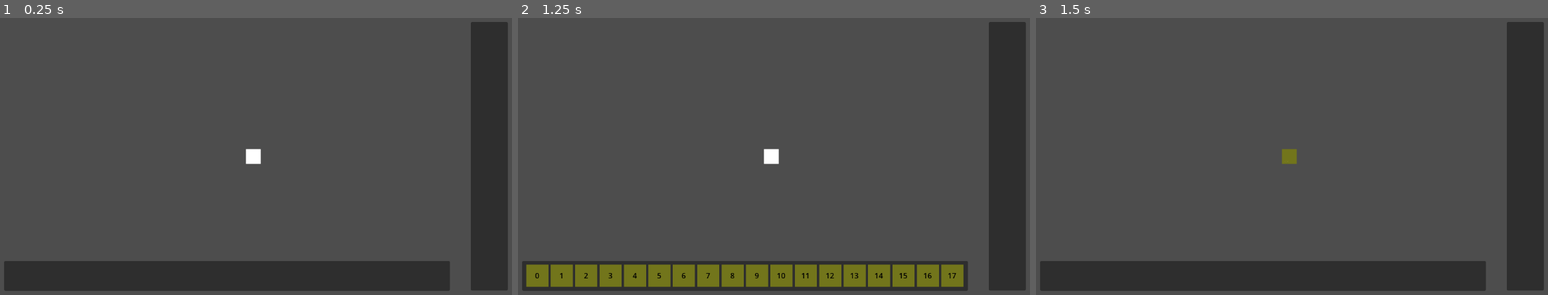
Above: before the commit, frames 1-3 (left to right).
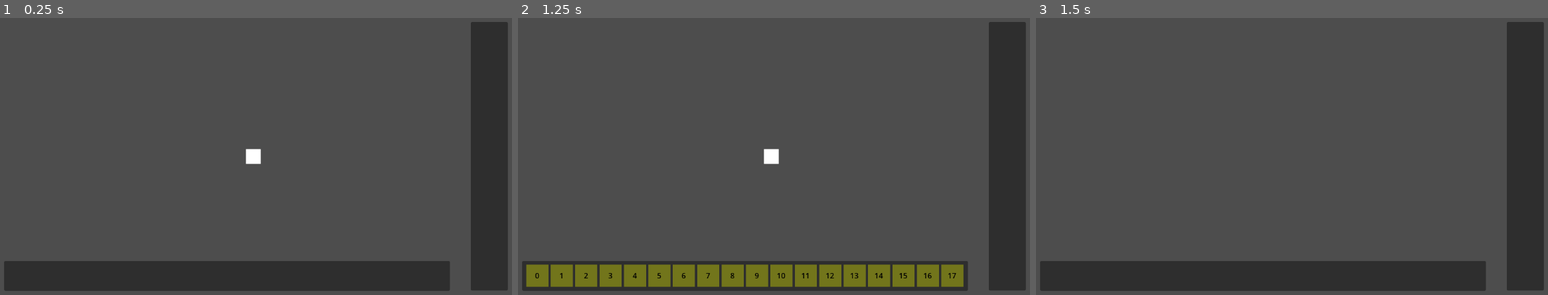
Above: after the commit, the same moments.

Repository: Sketh14/WaveFuncCollapse
Game: Godot game, scene res://Scenes/Main01.tscn
Two runs of this game, one before a commit and one after it. Both use one fixed random seed, a clock stepped at 60 frames per second and the inputs below.
Inputs (mouse positions are in pixels of both pictures, inside the frame that each line leads up to):
- Up to frame 1 (0.25 s): no input
- Up to frame 2 (1.25 s): tap Enter at 0.5 s; press the mouse at (768, 156) at 0.53 s
- Up to frame 3 (1.5 s): release the mouse at (1286, 156) at 1.25 s; click (1056, 275) at 1.27 s

Frames 1-2 are identical in both runs. In frame 3, 0.2% of the frame differs, in the area x 47-51%, y 47-53%.
Error after the commit: Invalid assignment of property or key 'visible' with value of type 'bool' on a base object of type 'PackedScene'. (res://Scripts/WaveFunctionCollapse.gd:121)

Commit message:
Renaming Prefabs | List of prefab path
- Project
	(-) Renaming prefab objects

- WaveFunctionCollapse
	(-) Creating a list of strings to hold the path of Prefabs and load using this

Diff:
--- a/Prefab/SuperTile/SuperTilePrefab_.tscn
+++ b/Prefab/SuperTile/SuperTilePrefab_.tscn
@@ -1,6 +1,6 @@
 [gd_scene load_steps=2 format=3 uid="uid://tj0xwpbh4vrr"]
 
-[ext_resource type="PackedScene" uid="uid://dja2gy701kmw7" path="res://Prefab/Tile/Big_Rock/TilePrefab_12.tscn" id="2_maky3"]
+[ext_resource type="PackedScene" uid="uid://dja2gy701kmw7" path="res://Prefab/Tile/Big_Rock/BR_TilePrefab1.tscn" id="2_maky3"]
 
 [node name="TilePrefab" type="Node2D"]
 
--- a/Scenes/Main01.tscn
+++ b/Scenes/Main01.tscn
@@ -1,25 +1,30 @@
-[gd_scene load_steps=41 format=3 uid="uid://b1njk8mndwsuk"]
+[gd_scene load_steps=46 format=3 uid="uid://b1njk8mndwsuk"]
 
 [ext_resource type="PackedScene" uid="uid://bui7nabcck66v" path="res://Prefab/SuperTile/SuperTilePrefab2_.tscn" id="1_6fv0g"]
 [ext_resource type="Script" path="res://Scripts/WaveFunctionCollapse.gd" id="1_427g2"]
 [ext_resource type="PackedScene" uid="uid://dmw85xn2ygshe" path="res://Prefab/Tile/Empty_TilePrefab.tscn" id="1_ng7v5"]
-[ext_resource type="PackedScene" uid="uid://dja2gy701kmw7" path="res://Prefab/Tile/Big_Rock/TilePrefab_12.tscn" id="3_05jhd"]
-[ext_resource type="PackedScene" uid="uid://b3cssyctexol5" path="res://Prefab/Tile/Big_Rock/TilePrefab_13.tscn" id="4_q2lxa"]
-[ext_resource type="PackedScene" uid="uid://c76exxauexome" path="res://Prefab/Tile/Big_Rock/TilePrefab_14.tscn" id="5_65i02"]
-[ext_resource type="PackedScene" uid="uid://ctw05qim8p357" path="res://Prefab/Tile/Big_Rock/TilePrefab_15.tscn" id="6_536fc"]
-[ext_resource type="PackedScene" uid="uid://dfqt8yugg5ie3" path="res://Prefab/Tile/Grass/TilePrefab_2.tscn" id="7_djgam"]
-[ext_resource type="PackedScene" uid="uid://chq8pg5wb8i2e" path="res://Prefab/Tile/Grass/TilePrefab_3.tscn" id="8_fegtx"]
-[ext_resource type="PackedScene" uid="uid://b1wbos7y1a7h0" path="res://Prefab/Tile/Grass/TilePrefab_5.tscn" id="9_r7xw4"]
-[ext_resource type="PackedScene" uid="uid://dne3mqwrl6dsu" path="res://Prefab/Tile/Grass/TilePrefab_6.tscn" id="10_80o5n"]
-[ext_resource type="PackedScene" uid="uid://dj07e8xsgalbt" path="res://Prefab/Tile/Objects/TilePrefab_7.tscn" id="11_flbq1"]
-[ext_resource type="PackedScene" uid="uid://qcq4re5ae7hr" path="res://Prefab/Tile/Objects/TilePrefab_8.tscn" id="12_2n7yp"]
-[ext_resource type="PackedScene" uid="uid://b4pmm8rjwn02o" path="res://Prefab/Tile/Path/TilePrefab_1.tscn" id="13_rupan"]
-[ext_resource type="PackedScene" uid="uid://blwdqp1shbb47" path="res://Prefab/Tile/Path/TilePrefab_4.tscn" id="14_w3oc4"]
-[ext_resource type="PackedScene" uid="uid://drf6mpd0c1y8q" path="res://Prefab/Tile/Rocks/TilePrefab_11.tscn" id="15_0fqti"]
-[ext_resource type="PackedScene" uid="uid://dtkthjk1v6npu" path="res://Prefab/Tile/Rocks/TilePrefab_16.tscn" id="16_iwpit"]
-[ext_resource type="PackedScene" uid="uid://ojvg6e1sc80" path="res://Prefab/Tile/Rocks/TilePrefab_17.tscn" id="17_5corl"]
-[ext_resource type="PackedScene" uid="uid://cy126ydmwi2g5" path="res://Prefab/Tile/Tomb/TilePrefab_9.tscn" id="18_5e26a"]
-[ext_resource type="PackedScene" uid="uid://dkp5lstff45kv" path="res://Prefab/Tile/Tomb/TilePrefab_10.tscn" id="19_m56u3"]
+[ext_resource type="PackedScene" uid="uid://dja2gy701kmw7" path="res://Prefab/Tile/Big_Rock/BR_TilePrefab1.tscn" id="3_05jhd"]
+[ext_resource type="Script" path="res://Scripts/TileControls/TileController.gd" id="3_hupo5"]
+[ext_resource type="Texture2D" uid="uid://cr4vmeraqpd1d" path="res://Sprites/Environment/TX Tileset Grass.png" id="4_3ggvp"]
+[ext_resource type="PackedScene" uid="uid://b3cssyctexol5" path="res://Prefab/Tile/Big_Rock/BR_TilePrefab2.tscn" id="4_q2lxa"]
+[ext_resource type="PackedScene" uid="uid://c76exxauexome" path="res://Prefab/Tile/Big_Rock/BR_TilePrefab3.tscn" id="5_65i02"]
+[ext_resource type="Texture2D" uid="uid://on7xocak68ox" path="res://Sprites/Environment/TX Props.png" id="5_raebg"]
+[ext_resource type="Script" path="res://Scripts/TileControls/TileSocket.gd" id="6_3i3bp"]
+[ext_resource type="PackedScene" uid="uid://ctw05qim8p357" path="res://Prefab/Tile/Big_Rock/BR_TilePrefab4.tscn" id="6_536fc"]
+[ext_resource type="Shape2D" uid="uid://cfglgyum6mooq" path="res://CollisionShapes/TileColShape2D.tres" id="7_1dgu8"]
+[ext_resource type="PackedScene" uid="uid://dfqt8yugg5ie3" path="res://Prefab/Tile/Grass/Gr_TilePrefab1.tscn" id="7_djgam"]
+[ext_resource type="PackedScene" uid="uid://chq8pg5wb8i2e" path="res://Prefab/Tile/Grass/Gr_TilePrefab2.tscn" id="8_fegtx"]
+[ext_resource type="PackedScene" uid="uid://b1wbos7y1a7h0" path="res://Prefab/Tile/Grass/Gr_TilePrefab3.tscn" id="9_r7xw4"]
+[ext_resource type="PackedScene" uid="uid://dne3mqwrl6dsu" path="res://Prefab/Tile/Grass/Gr_TilePrefab4.tscn" id="10_80o5n"]
+[ext_resource type="PackedScene" uid="uid://dj07e8xsgalbt" path="res://Prefab/Tile/Objects/Ob_TilePrefab1.tscn" id="11_flbq1"]
+[ext_resource type="PackedScene" uid="uid://qcq4re5ae7hr" path="res://Prefab/Tile/Objects/Ob_TilePrefab2.tscn" id="12_2n7yp"]
+[ext_resource type="PackedScene" uid="uid://b4pmm8rjwn02o" path="res://Prefab/Tile/Path/Pt_TilePrefab1.tscn" id="13_rupan"]
+[ext_resource type="PackedScene" uid="uid://blwdqp1shbb47" path="res://Prefab/Tile/Path/Pt_TilePrefab2.tscn" id="14_w3oc4"]
+[ext_resource type="PackedScene" uid="uid://drf6mpd0c1y8q" path="res://Prefab/Tile/Rocks/Roc_TilePrefab1.tscn" id="15_0fqti"]
+[ext_resource type="PackedScene" uid="uid://dtkthjk1v6npu" path="res://Prefab/Tile/Rocks/Roc_TilePrefab2.tscn" id="16_iwpit"]
+[ext_resource type="PackedScene" uid="uid://ojvg6e1sc80" path="res://Prefab/Tile/Rocks/Roc_TilePrefab3.tscn" id="17_5corl"]
+[ext_resource type="PackedScene" uid="uid://cy126ydmwi2g5" path="res://Prefab/Tile/Tomb/Tmb_TilePrefab1.tscn" id="18_5e26a"]
+[ext_resource type="PackedScene" uid="uid://dkp5lstff45kv" path="res://Prefab/Tile/Tomb/Tmb_TilePrefab2.tscn" id="19_m56u3"]
 [ext_resource type="PackedScene" uid="uid://k0jfptyluqce" path="res://Prefab/PlaceHolderTiles_UI/place_holder_tile_UI_.tscn" id="19_qebm0"]
 [ext_resource type="PackedScene" uid="uid://dfyb8etgkg0qm" path="res://Prefab/TileSocket/tile_socket_empty.tscn" id="20_ea3n0"]
 [ext_resource type="Script" path="res://Scripts/UI/TilePanelController.gd" id="21_w75fi"]
@@ -57,6 +62,39 @@
 [node name="Empty_TilePrefab" parent="TilePrefabsContainer" instance=ExtResource("1_ng7v5")]
 visible = false
 
+[node name="Test_TilePrefab" type="Node2D" parent="TilePrefabsContainer" node_paths=PackedStringArray("sprite2D", "socketContainer")]
+visible = false
+script = ExtResource("3_hupo5")
+sprite2D = NodePath("../Big_Rock/BR_TilePrefab/TileSprite")
+socketContainer = NodePath("../Big_Rock/BR_TilePrefab/Socket")
+
+[node name="TileSprite2" type="Sprite2D" parent="TilePrefabsContainer/Test_TilePrefab"]
+texture = ExtResource("4_3ggvp")
+region_enabled = true
+region_rect = Rect2(72, 52, 32, 32)
+
+[node name="TileSprite" type="Sprite2D" parent="TilePrefabsContainer/Test_TilePrefab"]
+texture = ExtResource("5_raebg")
+region_enabled = true
+region_rect = Rect2(0, 452, 32, 32)
+
+[node name="Socket" type="Node" parent="TilePrefabsContainer/Test_TilePrefab"]
+script = ExtResource("6_3i3bp")
+posX = 46
+negX = 48
+posY = 47
+negY = 45
+adjPosX = Array[int]([60])
+adjNegX = Array[int]([54, 58, 62, 66, 2, 6, 10, 14, 18, 22, 26, 30, 34, 38, 42])
+adjPosY = Array[int]([49, 53, 1, 5, 9, 13, 17, 21, 25, 29, 33, 37, 41, 61])
+adjNegY = Array[int]([51])
+
+[node name="Area2D" type="Area2D" parent="TilePrefabsContainer/Test_TilePrefab"]
+visible = false
+
+[node name="CollisionShape2D" type="CollisionShape2D" parent="TilePrefabsContainer/Test_TilePrefab/Area2D"]
+shape = ExtResource("7_1dgu8")
+
 [node name="Big_Rock" type="Node" parent="TilePrefabsContainer"]
 
 [node name="BR_TilePrefab" parent="TilePrefabsContainer/Big_Rock" instance=ExtResource("3_05jhd")]
@@ -174,6 +212,7 @@
 script = ExtResource("1_427g2")
 superTilePrefab = NodePath("../TilePrefabsContainer/SuperTilePrefab2")
 tilePrefabsList = [NodePath("../TilePrefabsContainer/Big_Rock/BR_TilePrefab"), NodePath("../TilePrefabsContainer/Big_Ro …(950 unchanged characters)…
+tilePrefabsLocationList = Array[String](["res://Prefab/Tile/Big_Rock/BR_TilePrefab1.tscn", "res://Prefab/Tile/Big_Rock/BR_TilePrefab2.tscn", "res://Prefab/Tile/Big_Rock/BR_TilePrefab3.tscn", "res://Prefab/Tile/Big_Rock/BR_TilePrefab4.tscn", "res://Prefab/Tile/Grass/Gr_TilePrefab1.tscn", "res://Prefab/Tile/Grass/Gr_TilePrefab2.tscn", "res://Prefab/Tile/Grass/Gr_TilePrefab3.tscn", "res://Prefab/Tile/Grass/Gr_TilePrefab4.tscn", "res://Prefab/Tile/Objects/Ob_TilePrefab1.tscn", "res://Prefab/Tile/Objects/Ob_TilePrefab2.tscn", "res://Prefab/Tile/Path/Pt_TilePrefab1.tscn", "res://Prefab/Tile/Path/Pt_TilePrefab2.tscn", "res://Prefab/Tile/Rocks/Roc_TilePrefab1.tscn", "res://Prefab/Tile/Rocks/Roc_TilePrefab2.tscn", "res://Prefab/Tile/Rocks/Roc_TilePrefab3.tscn", "res://Prefab/Tile/Tomb/Tmb_TilePrefab1.tscn", "res://Prefab/Tile/Tomb/Tmb_TilePrefab2.tscn", "res://Prefab/Tile/Empty_TilePrefab.tscn"])
 gridDimension = Vector2i(4, 4)
 tileHolder = NodePath("../TileHolder")
 
@@ -297,3 +336,5 @@
 anchor_top = 0.05
 anchor_right = 0.98
 anchor_bottom = 0.95
+
+[connection signal="input_event" from="TilePrefabsContainer/Test_TilePrefab/Area2D" to="TilePrefabsContainer/Test_TilePrefab/Socket" method="_on_area_2d_input_event" flags=18]
--- a/Scripts/WaveFunctionCollapse.gd
+++ b/Scripts/WaveFunctionCollapse.gd
@@ -14,8 +14,11 @@
 
 @export var superTilePrefab: Node
 @export var tilePrefabsList: Array[Node2D]
+@export var tilePrefabsLocationList: Array[String]
 @export var gridDimension: Vector2i
 @export var tileHolder: Node
+
+# @export var TestTile: Node
 
 # We will access this map as a 1D array only with multiple rows and columns, each index depicting a tile
 # containing superposition tiles.
@@ -46,10 +49,20 @@
 	# PrintAdjListOfIndex(1)
 	# PrintListOfTileWithIndex(4)
 	# GenerateTileMap()
+	# CreateTestTile()
 
 	#Testing 2
 	# SetTile(0, 0, 13)
 	PrintListOfTileWithCoOrd(0, 0)
+
+"""
+# Works as intended
+func CreateTestTile():
+	var tileToPlace = TestTile.duplicate()
+	tileToPlace.visible = true
+	tileHolder.add_child(tileToPlace)
+	tileToPlace.position = Vector2(10, 10)
+"""
 
 ## Fill up the tiles cache so that all the tiles data can be accessed fast
 ## As all the tiles are held in the tilesPrefabList. It would be better to only have the socketData in a cache to access fast.
@@ -96,9 +109,15 @@
 ## Function to actually instantiate tile.
 ## This will not set the image of the tile.
 func CreateTile(tileIndexX: int) -> Node2D:
-	# print("Generating Tile in YDir")
-	# var tileToPlace = load(tilePrefabsList[0])
-	var tileToPlace = tilePrefabsList[tileIndexX].duplicate()
+	print("Generating Tile | Prefab Child Index : ", tileIndexX)
+	var tileToPlace = load(tilePrefabsLocationList[0])
+	# var fhgh = load("res://Prefab/Tile/Big_Rock/TilePrefab_12.tscn")
+
+	# This does not duplicate the Node properly if children are present
+	# Also, we are duplicating scene, not existing Node
+	# var tileToPlace = tilePrefabsList[tileIndexX].duplicate()
+
+
 	tileToPlace.visible = true
 	tileHolder.add_child(tileToPlace)
 	return tileToPlace
@@ -122,6 +141,7 @@
 	tileMap[index1D].collapsed = true
 
 	# Create SuperTiles in each possible direction
+	"""
 	var superTile
 	var tilePosXMult = 0
 	var tilePosYMult = 1
@@ -137,6 +157,7 @@
 			tilePosXMult = tilePosXMult * -1
 		tilePosYMult = 0
 		tilePosXMult = 1
+	"""
 
 	var createdTile = CreateTile(valToSet)
 	createdTile.position = Vector2(32.0 * coOrdX, 32.0 * coOrdY) # Tiles size is 64 x 64
Not shown, changed: Logs.txt
Renamed: Prefab/Tile/Big_Rock/TilePrefab_12.tscn -> Prefab/Tile/Big_Rock/BR_TilePrefab1.tscn
Renamed: Prefab/Tile/Big_Rock/TilePrefab_13.tscn -> Prefab/Tile/Big_Rock/BR_TilePrefab2.tscn
Renamed: Prefab/Tile/Big_Rock/TilePrefab_14.tscn -> Prefab/Tile/Big_Rock/BR_TilePrefab3.tscn
Renamed: Prefab/Tile/Big_Rock/TilePrefab_15.tscn -> Prefab/Tile/Big_Rock/BR_TilePrefab4.tscn
Renamed: Prefab/Tile/Grass/TilePrefab_2.tscn -> Prefab/Tile/Grass/Gr_TilePrefab1.tscn
Renamed: Prefab/Tile/Grass/TilePrefab_3.tscn -> Prefab/Tile/Grass/Gr_TilePrefab2.tscn
Renamed: Prefab/Tile/Grass/TilePrefab_5.tscn -> Prefab/Tile/Grass/Gr_TilePrefab3.tscn
Renamed: Prefab/Tile/Grass/TilePrefab_6.tscn -> Prefab/Tile/Grass/Gr_TilePrefab4.tscn
Renamed: Prefab/Tile/Objects/TilePrefab_7.tscn -> Prefab/Tile/Objects/Ob_TilePrefab1.tscn
Renamed: Prefab/Tile/Objects/TilePrefab_8.tscn -> Prefab/Tile/Objects/Ob_TilePrefab2.tscn
Renamed: Prefab/Tile/Path/TilePrefab_1.tscn -> Prefab/Tile/Path/Pt_TilePrefab1.tscn
(and 6 more such lines)
